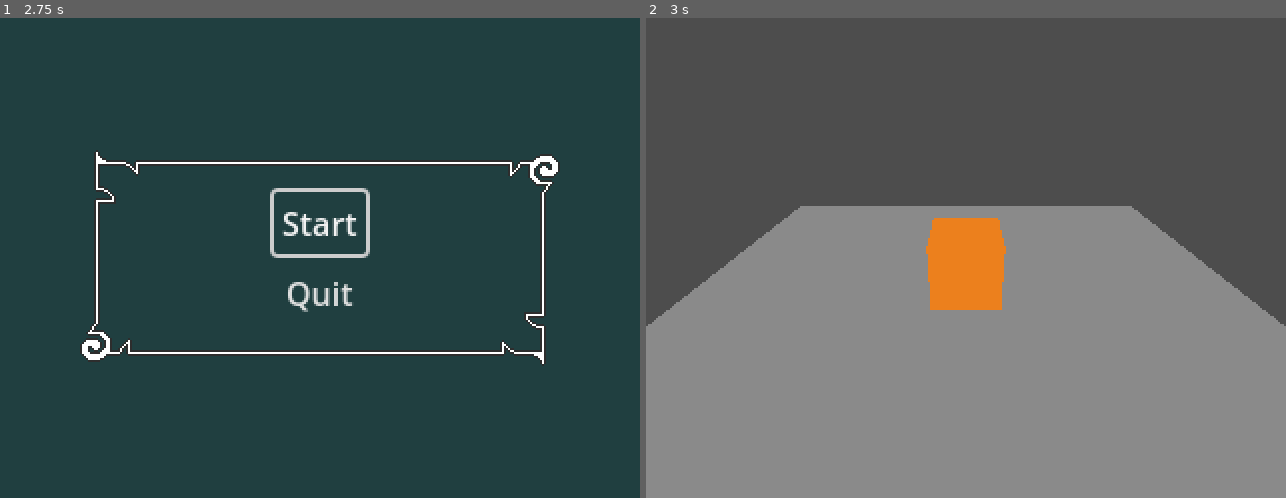
Above: before the commit, frames 1-2 (left to right).
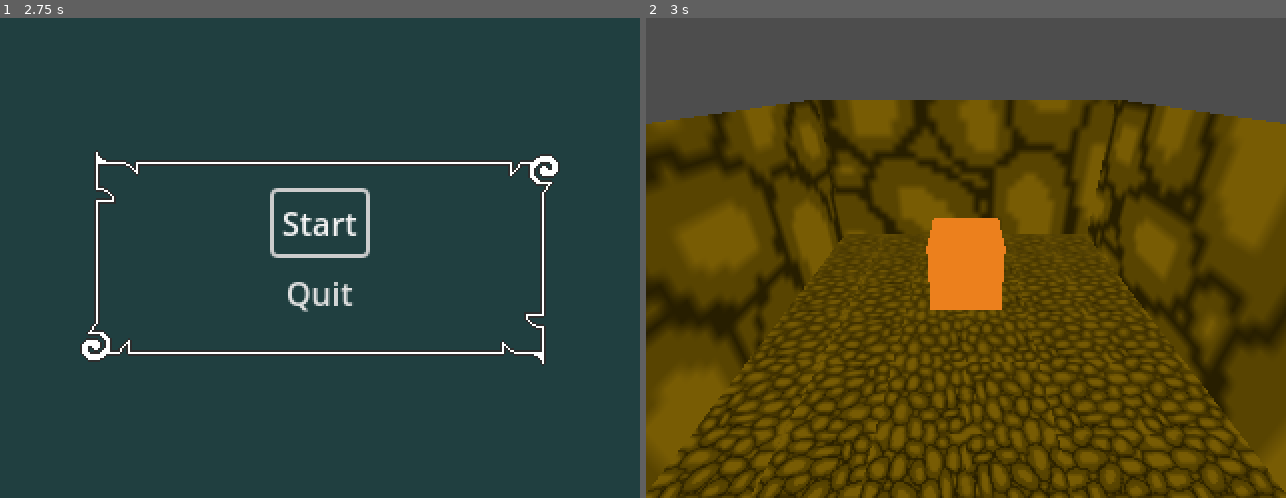
Above: after the commit, the same moments.

Repository: AlphaRed/BerryNutHarvest
Game: Godot game, scene res://menu.tscn
Two runs of this game, one before a commit and one after it. Both use one fixed random seed, a clock stepped at 60 frames per second and the inputs below.
Inputs:
- Up to frame 1 (2.75 s): click "Start" at 0.5 s; click "Start" at 1.25 s; click "Start" at 2 s
- Up to frame 2 (3 s): tap Enter at 2.75 s

Frame 1 is identical in both runs. In frame 2, 79% of the frame differs, in the area x 0-100%, y 17-100%.

Commit message:
Work on first room models and textures

Diff:
--- /dev/null
+++ b/main_room.tscn
@@ -0,0 +1,7 @@
+[gd_scene load_steps=2 format=3 uid="uid://ddpxyowwag3qn"]
+
+[ext_resource type="PackedScene" uid="uid://b2lgyij3clvx1" path="res://main-room.glb" id="1_d8pen"]
+
+[node name="Node3D" type="Node3D"]
+
+[node name="main-room" parent="." instance=ExtResource("1_d8pen")]
--- a/tiny_mouse_house.tscn
+++ b/tiny_mouse_house.tscn
@@ -1,4 +1,6 @@
-[gd_scene load_steps=5 format=3 uid="uid://cnpeelowtafpv"]
+[gd_scene load_steps=6 format=3 uid="uid://cnpeelowtafpv"]
+
+[ext_resource type="PackedScene" uid="uid://b2lgyij3clvx1" path="res://main-room.glb" id="2_5vuas"]
 
 [sub_resource type="BoxMesh" id="BoxMesh_a0plh"]
 
@@ -24,7 +26,10 @@
 
 [node name="TestPlane" type="MeshInstance3D" parent="."]
 transform = Transform3D(5, 0, 0, 0, 5, 0, 0, 0, 5, 0, 0, 0)
+visible = false
 mesh = SubResource("PlaneMesh_2y8ok")
 
 [node name="WorldEnvironment" type="WorldEnvironment" parent="."]
 environment = SubResource("Environment_2fkpf")
+
+[node name="main-room" parent="." instance=ExtResource("2_5vuas")]
Binary file added: dirt-floor2.png
Not shown, added: dirt-floor2.png.import
Binary file added: main-room.glb
Not shown, added: main-room.glb.import
Binary file added: main-room_dirt-floor2.png
Not shown, added: main-room_dirt-floor2.png.import
